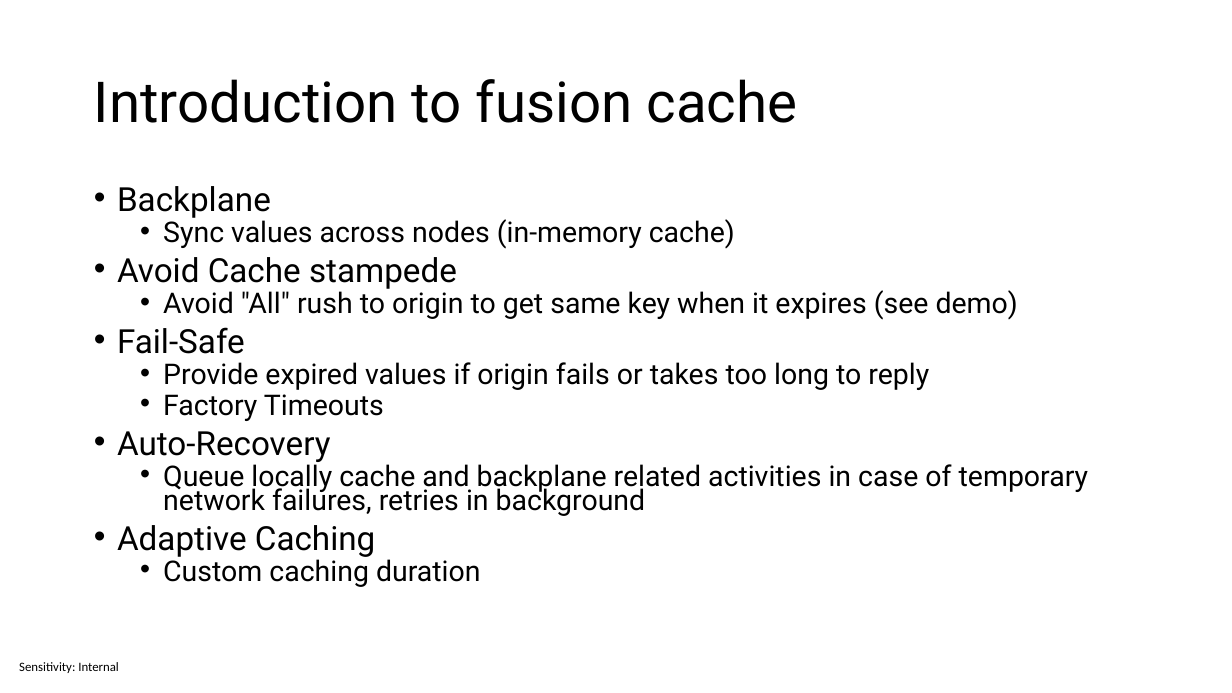
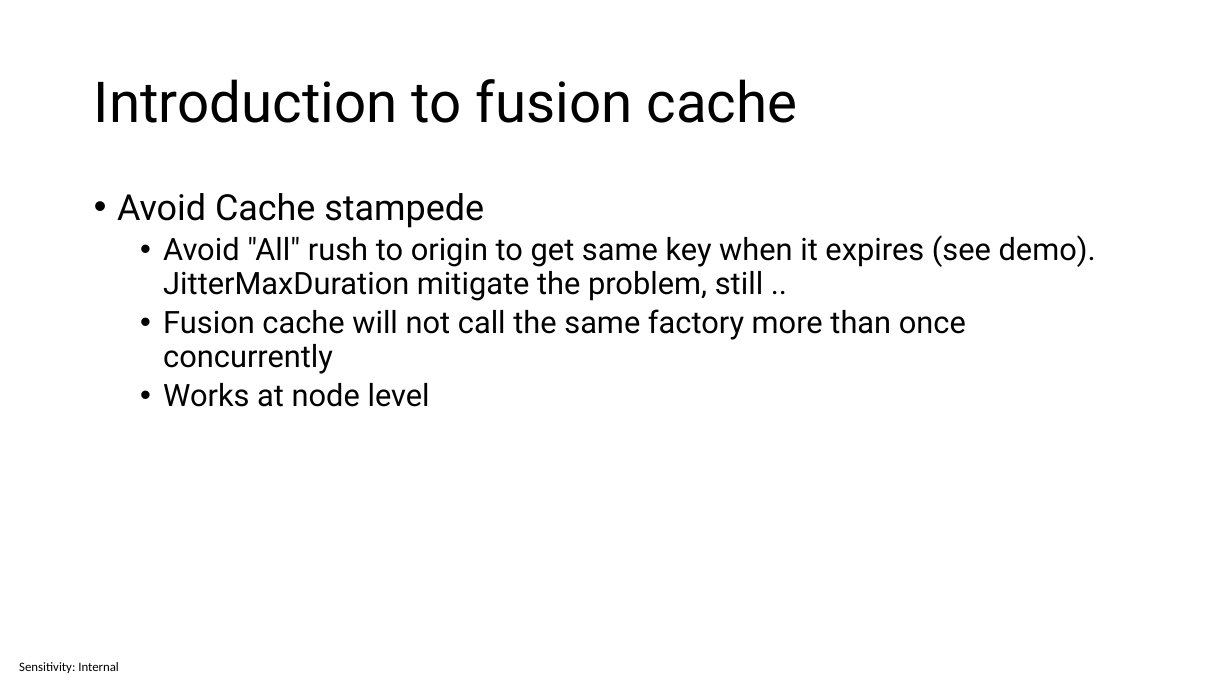
Before and after one commit to sabbadino/cache-like-a-pro-fusion-cache, a slide deck: slide 15 of cache-like-a-pro.pptx (slide 14 before the commit). Drawn at 1232x693 pixels with LibreOffice and Linux fonts; fonts in the diff are those of the drawing. Boxes give left, top, right and bottom in pixels: in the first picture for what was removed or moved away, otherwise in the second. Text is boxed around its words. In the diff, an @@ line names an element or a change of style, - is before the commit and + after.

```diff
--- a/cache-like-a-pro.pptx
+++ b/cache-like-a-pro.pptx
@@ text at <box>117,186,735,249</box>: paragraphs removed @@
-• Backplane
-  • Sync values across nodes (in-memory cache)
@@ text at <box>117,193,484,228</box>: size 25.9 to 28 pt in "Avoid Cache stampede"; line spacing 0.7 to 0.9 @@
@@ text at <box>163,235,1096,407</box>: text changed; size 22.2 to 24 pt @@
-  • Avoid "All" rush to origin to get same key when it expires (see demo)
-• Fail-Safe
-  • Provide expired values if origin fails or takes too long to reply
-  • Factory Timeouts
-• Auto-Recovery
-  • Queue locally cache and backplane related activities in case of temporary network failures, retries in background
-• Adaptive Caching
-  • Custom caching duration
+  • Avoid "All" rush to origin to get same key when it expires (see demo). JitterMaxDuration mitigate the problem, still ..
+  • Fusion cache will not call the same factory more than once concurrently
+  • Works at node level
```
Also in this commit, not shown: 2 other slides changed, 7 slides added, 1 slide removed, 4 other files.
